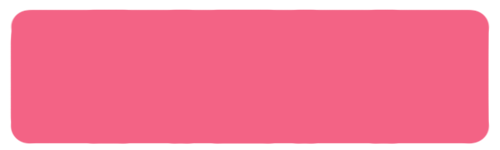
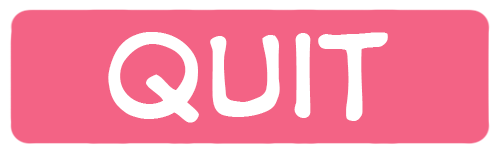
The second 500 x 150 image is a revision of the first. Changes to its layers:
added layer "Quit" above "Layer 1 copy" over [108, 32, 388, 123]
